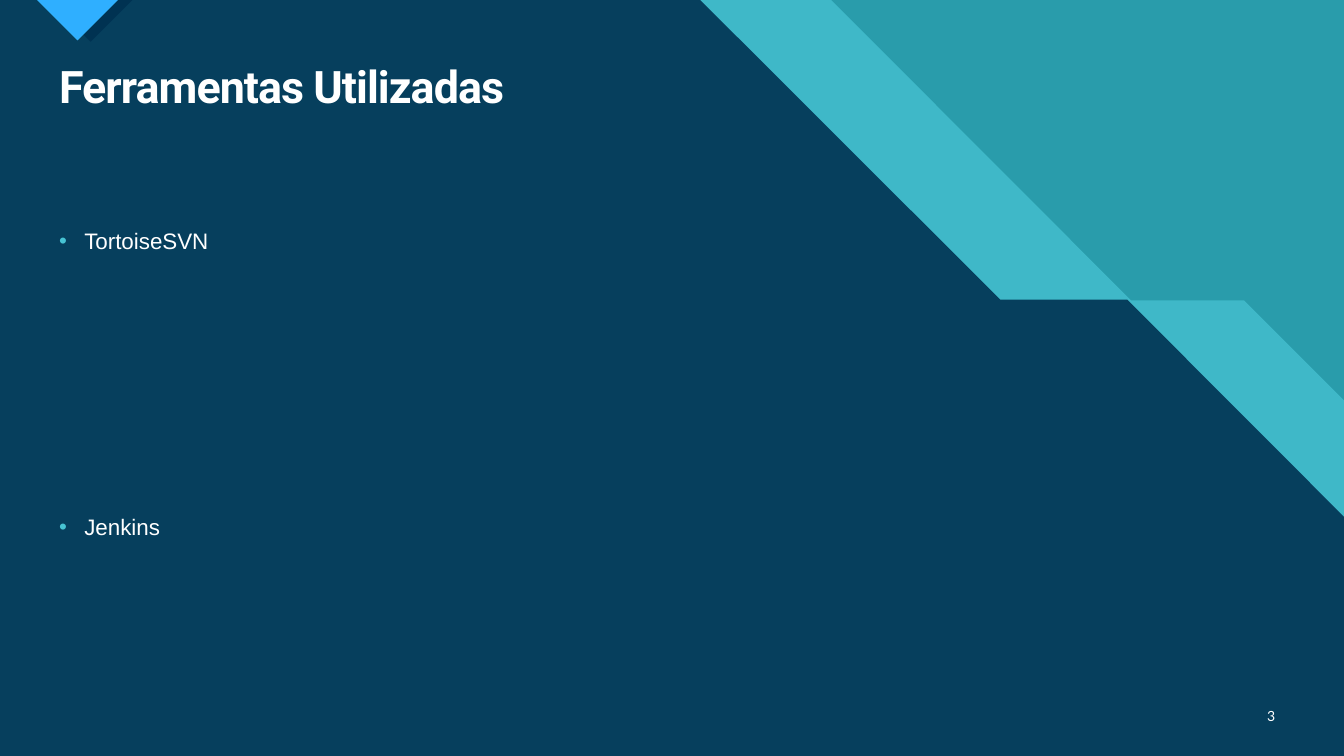
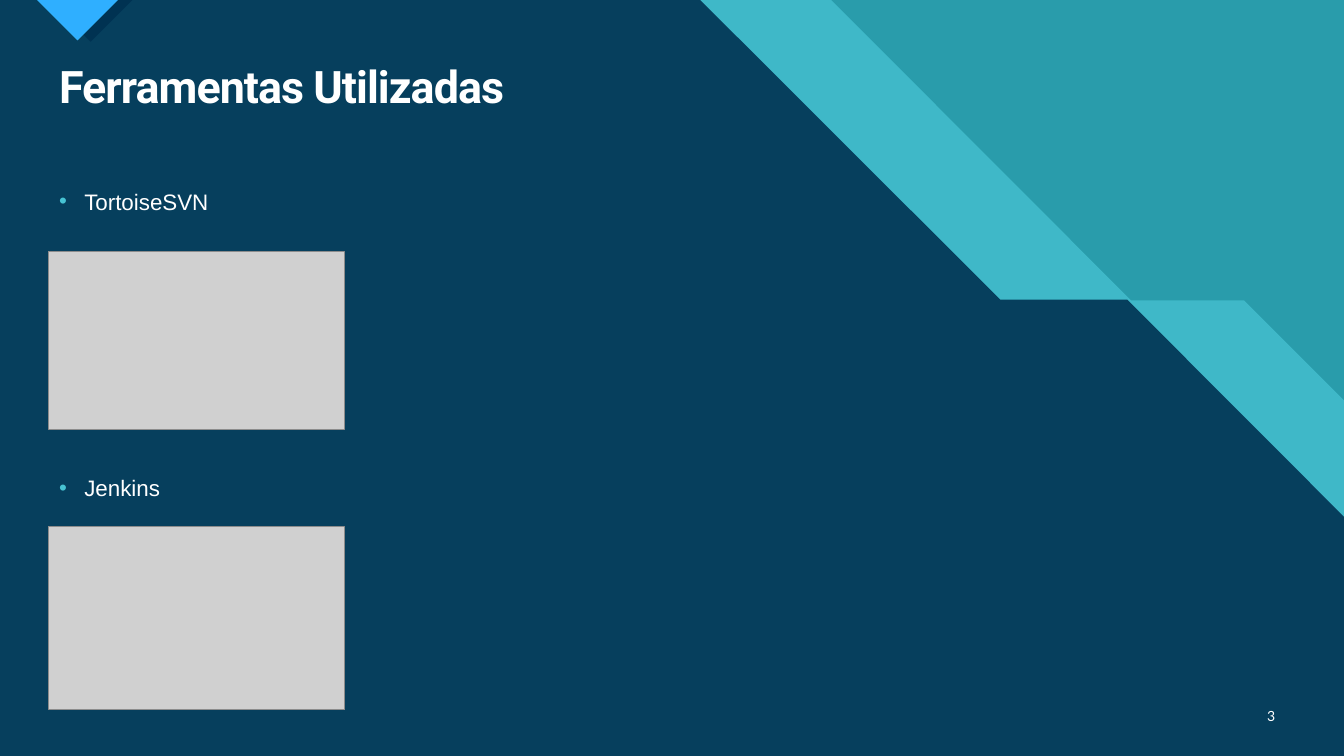
Before and after one commit to pedrocarrega/tese_mestrado_21-22, a slide deck: slide 3 of relatorio_preliminar/presentation.pptx. Drawn at 1344x756 pixels with LibreOffice and Linux fonts; fonts in the diff are those of the drawing; grey boxes stand for pictures. Boxes give left, top, right and bottom in pixels: in the first picture for what was removed or moved away, otherwise in the second. Text is boxed around its words. In the diff, an @@ line names an element or a change of style, - is before the commit and + after.

```diff
--- a/relatorio_preliminar/presentation.pptx
+++ b/relatorio_preliminar/presentation.pptx
@@ text "TortoiseSVN": place and size @@
-text "TortoiseSVN" at <box>84,232,208,536</box>
+text "TortoiseSVN" at <box>84,193,208,497</box>
@@ picture added at <box>48,252,345,430</box> @@
@@ picture added at <box>48,527,345,711</box> @@
```
Also in this commit, not shown: 4 other slides changed, 2 slides added, 1 slide removed.
